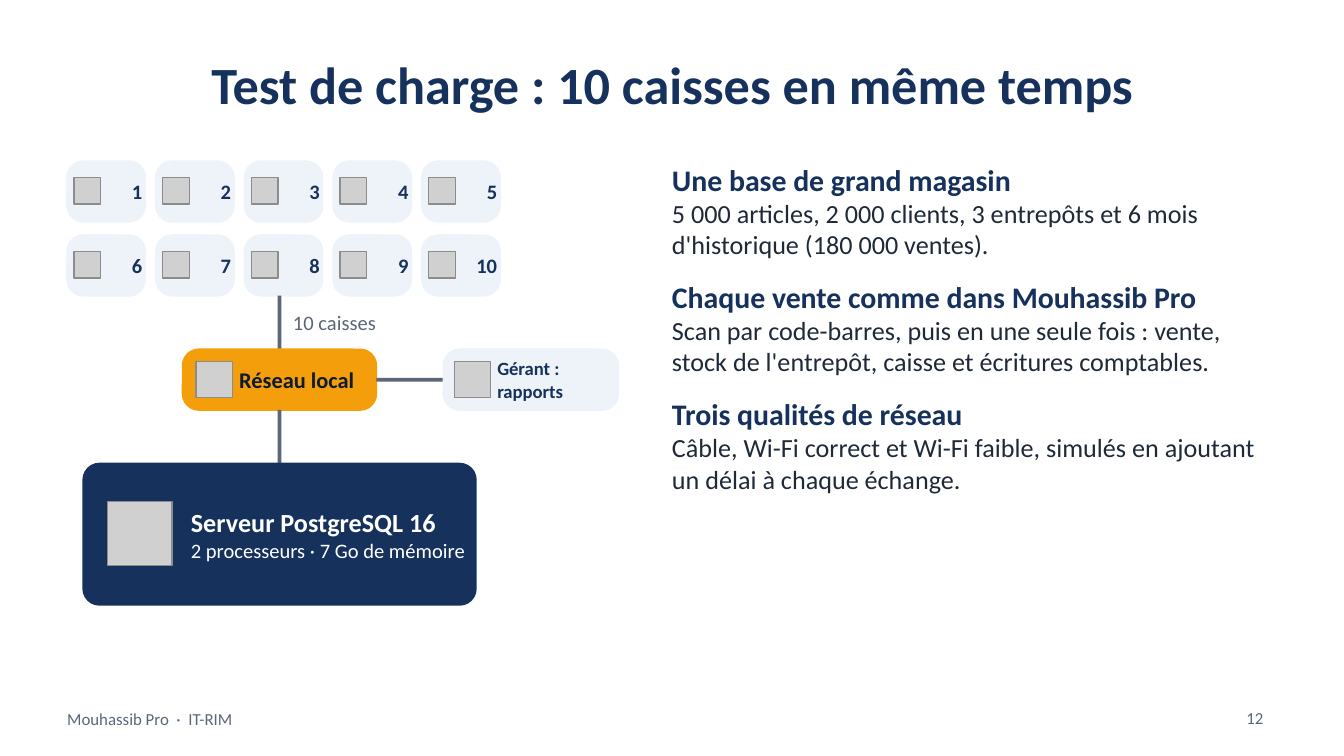
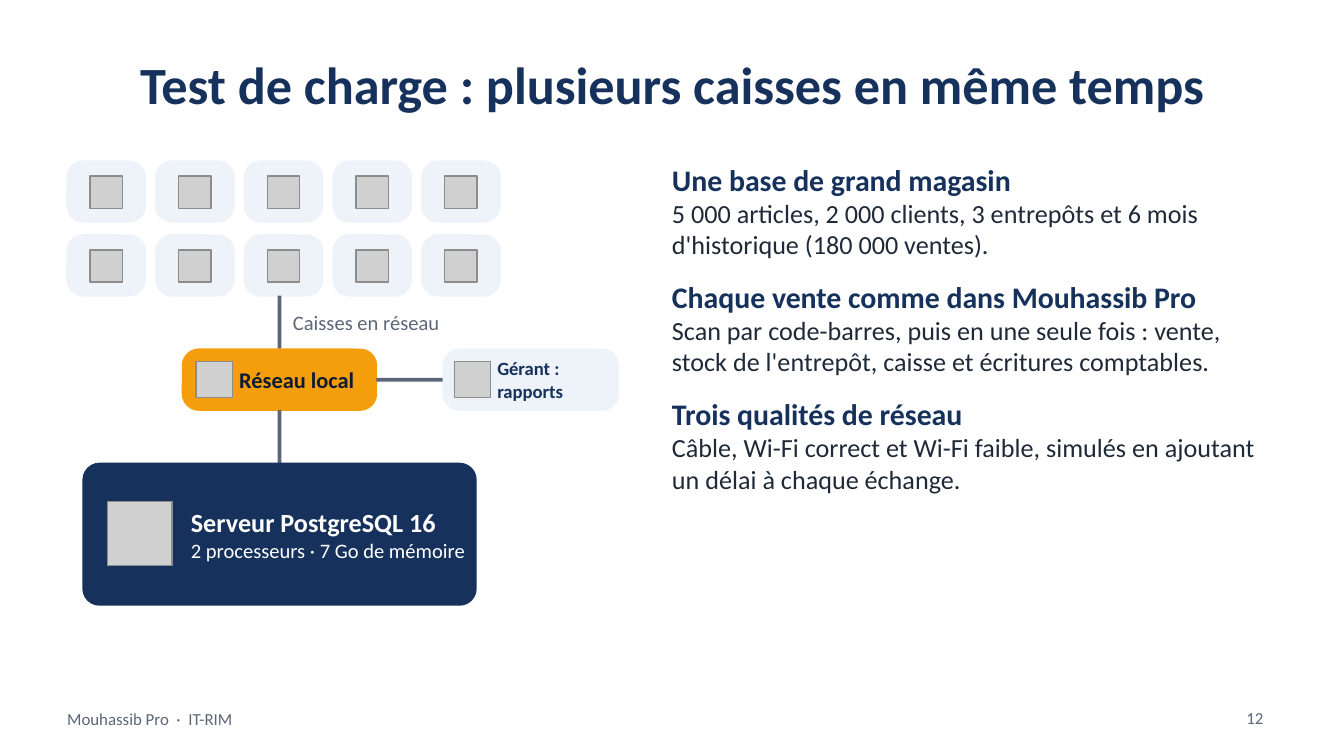
Before and after one commit to bahe1953/it-rim, a slide deck: slide 12 of public/presentations/mouhassib-pro/Mouhassib-Pro-presentation-fr.pptx. Drawn at 1344x756 pixels with LibreOffice and Linux fonts; fonts in the diff are those of the drawing; grey boxes stand for pictures. Boxes give left, top, right and bottom in pixels: in the first picture for what was removed or moved away, otherwise in the second. Text is boxed around its words. In the diff, an @@ line names an element or a change of style, - is before the commit and + after.

```diff
--- a/public/presentations/mouhassib-pro/Mouhassib-Pro-presentation-fr.pptx
+++ b/public/presentations/mouhassib-pro/Mouhassib-Pro-presentation-fr.pptx
@@ title at [140, 67, 1204, 113]: text changed @@
-Test de charge : 10 caisses en même temps
+Test de charge : plusieurs caisses en même temps
@@ picture: place and size @@
-picture at [74, 177, 101, 204]
+picture at [90, 176, 122, 208]
@@ picture: place and size @@
-picture at [163, 177, 190, 204]
+picture at [179, 176, 211, 208]
@@ picture: place and size @@
-picture at [251, 177, 278, 204]
+picture at [267, 176, 300, 208]
@@ picture: place and size @@
-picture at [340, 177, 367, 204]
+picture at [356, 176, 388, 208]
@@ picture: place and size @@
-picture at [429, 177, 456, 204]
+picture at [445, 176, 477, 208]
@@ text removed at [132, 185, 142, 199] @@
-1
@@ text removed at [221, 185, 231, 199] @@
-2
@@ text removed at [309, 185, 319, 199] @@
-3
@@ text removed at [398, 185, 408, 199] @@
-4
@@ text removed at [487, 185, 497, 199] @@
-5
@@ picture: place and size @@
-picture at [74, 251, 101, 278]
+picture at [90, 250, 122, 282]
@@ text removed at [132, 259, 142, 273] @@
-6
@@ picture: place and size @@
-picture at [163, 251, 190, 278]
+picture at [179, 250, 211, 282]
@@ text removed at [221, 259, 231, 273] @@
-7
@@ picture: place and size @@
-picture at [251, 251, 278, 278]
+picture at [267, 250, 300, 282]
@@ text removed at [309, 259, 319, 273] @@
-8
@@ picture: place and size @@
-picture at [340, 251, 367, 278]
+picture at [356, 250, 388, 282]
@@ text removed at [398, 259, 408, 273] @@
-9
@@ picture: place and size @@
-picture at [429, 251, 456, 278]
+picture at [445, 250, 477, 282]
@@ text removed at [476, 259, 497, 273] @@
-10
@@ text at [293, 316, 439, 330]: text changed @@
-10 caisses
+Caisses en réseau
```
Also in this commit, not shown: 2 other slides changed, 12 other files.
